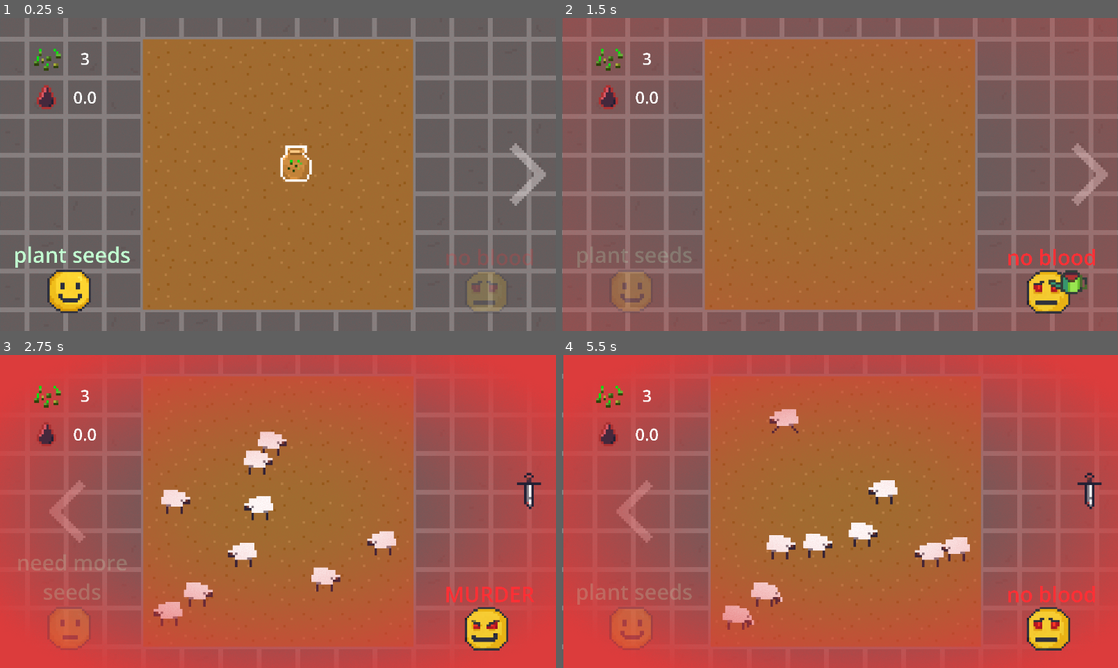
Above: before the commit, frames 1-4 (two rows, left to right).
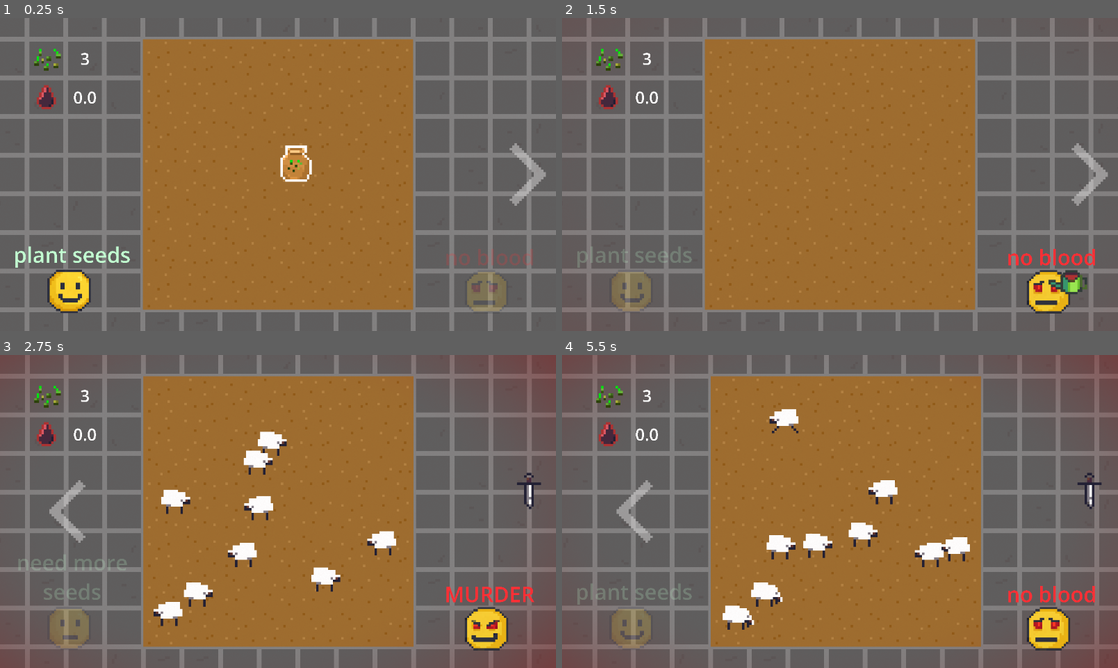
Above: after the commit, the same moments.

Repository: aeriab/giftjam_lebron
Game: Godot game, scene res://main/main.tscn
Same seed, same stepped clock (60 frames per second), same inputs: the game is played once before the commit and once after it.
Inputs (mouse positions are in pixels of both pictures, inside the frame that each line leads up to):
- Up to frame 1 (0.25 s): no input
- Up to frame 2 (1.5 s): click (628, 290) at 0.5 s; click (1051, 293) at 1.25 s
- Up to frame 3 (2.75 s): click (528, 511) at 2 s
- Up to frame 4 (5.5 s): click (628, 511) at 2.75 s; click (628, 627) at 3.5 s; click (1051, 630) at 4.25 s; click (1090, 511) at 5 s

The runs differ from the first frame. In frame 2, 34% of the frame differs, in the area x 0-100%, y 0-100%; in frame 3, 70%; in frame 4, 69%.

Commit message:
tweaks to vignette (also why wont it follow camera ;-;)

Diff:
--- a/main/main.tscn
+++ b/main/main.tscn
@@ -14,19 +14,11 @@
 
 [sub_resource type="ShaderMaterial" id="ShaderMaterial_bsumw"]
 shader = ExtResource("3_0i4oc")
-shader_parameter/inner_radius = 0.03
+shader_parameter/inner_radius = 0.3
 shader_parameter/outer_radius = 1.0
 shader_parameter/vignette_strength = 0.0
-shader_parameter/dither_strength = 0.1
-shader_parameter/vignette_color = Color(0.862745, 0.235294, 0.235294, 1)
-
-[sub_resource type="ShaderMaterial" id="ShaderMaterial_0i4oc"]
-shader = ExtResource("3_0i4oc")
-shader_parameter/inner_radius = 0.03
-shader_parameter/outer_radius = 1.0
-shader_parameter/vignette_strength = 0.0
-shader_parameter/dither_strength = 0.1
-shader_parameter/vignette_color = Color(0.862745, 0.235294, 0.235294, 1)
+shader_parameter/dither_strength = 0.03
+shader_parameter/vignette_color = Color(0.530743, 0.110124, 0.116526, 0.392157)
 
 [sub_resource type="Animation" id="Animation_grrlh"]
 length = 0.001
@@ -233,35 +225,35 @@
 anchor_top = 0.5
 anchor_right = 0.5
 anchor_bottom = 0.5
-offset_left = -691.0
-offset_top = -389.0
-offset_right = -461.0
-offset_bottom = -259.0
+offset_left = -712.0
+offset_top = -413.0
+offset_right = -423.0
+offset_bottom = -235.0
 grow_horizontal = 2
 grow_vertical = 2
 mouse_filter = 2
-color = Color(1, 0.27451, 0.27451, 1)
+color = Color(0.443137, 0, 0.0431373, 0)
 script = ExtResource("4_bsumw")
 mat = SubResource("ShaderMaterial_bsumw")
 
-[node name="VignetteShap" type="ColorRect" parent="Camera2D"]
+[node name="VignetteGarden2" type="ColorRect" parent="Camera2D"]
 top_level = true
-material = SubResource("ShaderMaterial_0i4oc")
+material = SubResource("ShaderMaterial_bsumw")
 anchors_preset = 8
 anchor_left = 0.5
 anchor_top = 0.5
 anchor_right = 0.5
 anchor_bottom = 0.5
-offset_left = -421.0
-offset_top = -389.0
-offset_right = -186.0
-offset_bottom = -259.0
+offset_left = -457.0
+offset_top = -413.0
+offset_right = -168.0
+offset_bottom = -235.0
 grow_horizontal = 2
 grow_vertical = 2
 mouse_filter = 2
-color = Color(1, 0.27451, 0.27451, 1)
+color = Color(0.443137, 0, 0.0431373, 0)
 script = ExtResource("4_bsumw")
-mat = SubResource("ShaderMaterial_0i4oc")
+mat = SubResource("ShaderMaterial_bsumw")
 
 [node name="PlantMinigame" parent="." instance=ExtResource("1_pjrb6")]
 
Not shown: 1 places in main/main.tscn that only renumber resources
